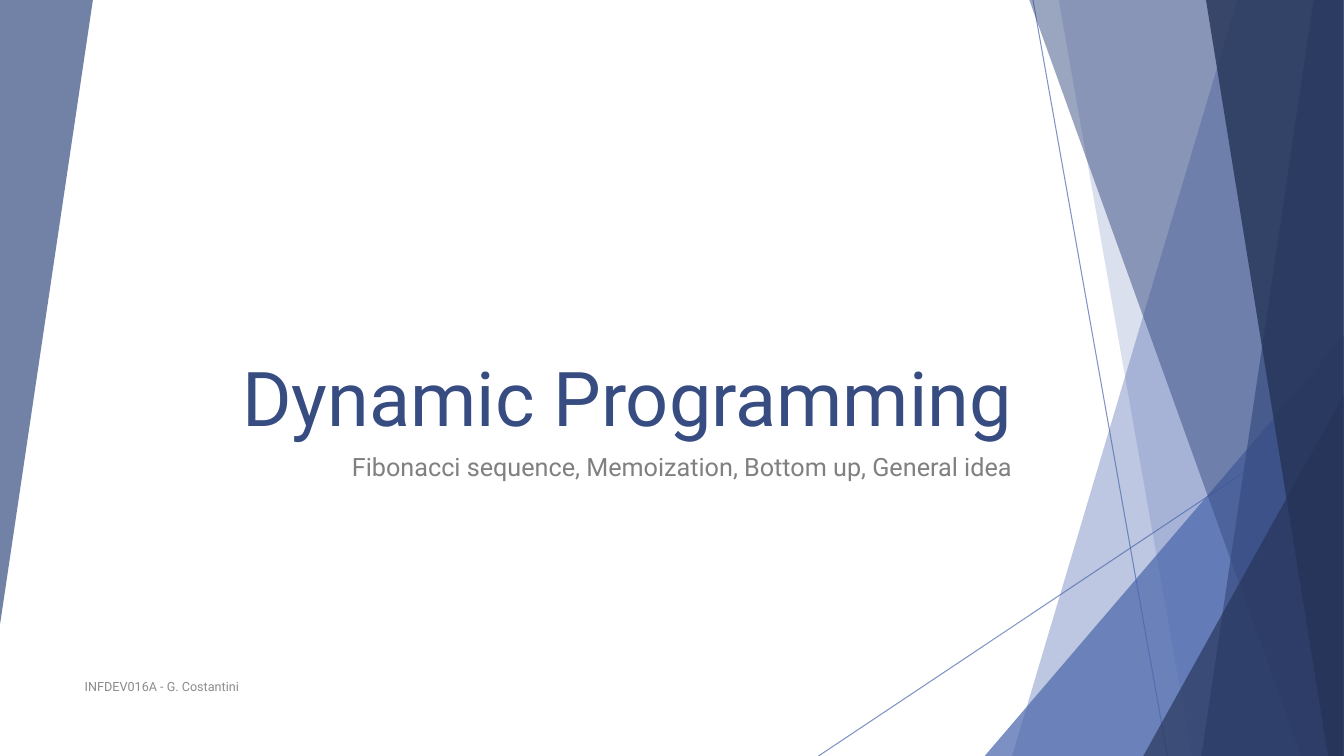
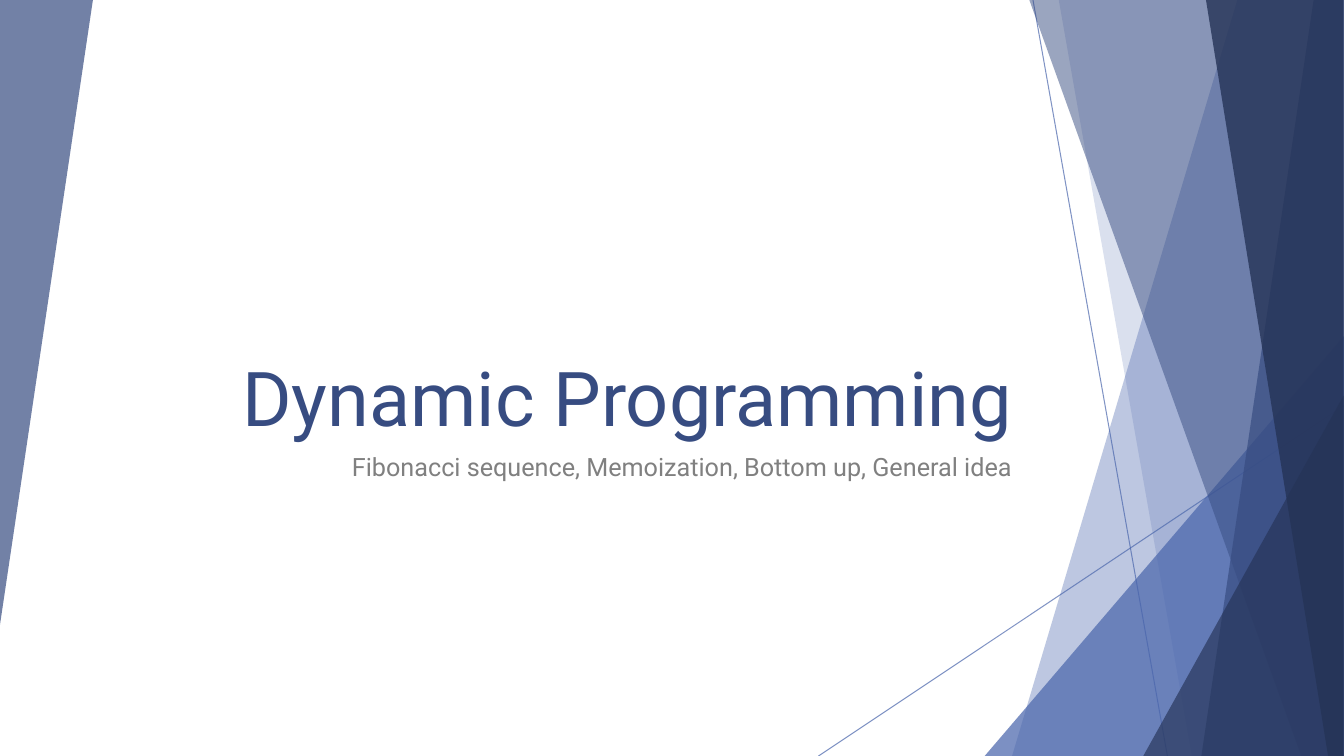
Before and after one commit to polyanos/INFDEV01-6A, a slide deck: slide 4 of Slides/Week 6 - Dynamic Programming, Floyd Warshall.pptx (slide 3 before the commit). Drawn at 1344x756 pixels with LibreOffice and Linux fonts; fonts in the diff are those of the drawing. Boxes give left, top, right and bottom in pixels: in the first picture for what was removed or moved away, otherwise in the second. Text is boxed around its words. In the diff, an @@ line names an element or a change of style, - is before the commit and + after.

```diff
--- a/Slides/Week 6 - Dynamic Programming, Floyd Warshall.pptx
+++ b/Slides/Week 6 - Dynamic Programming, Floyd Warshall.pptx
@@ text removed at (x1=85, y1=682, x2=239, y2=691) @@
-INFDEV016A - G. Costantini
```
Also in this commit, not shown: 10 other slides changed, 2 slides added.
